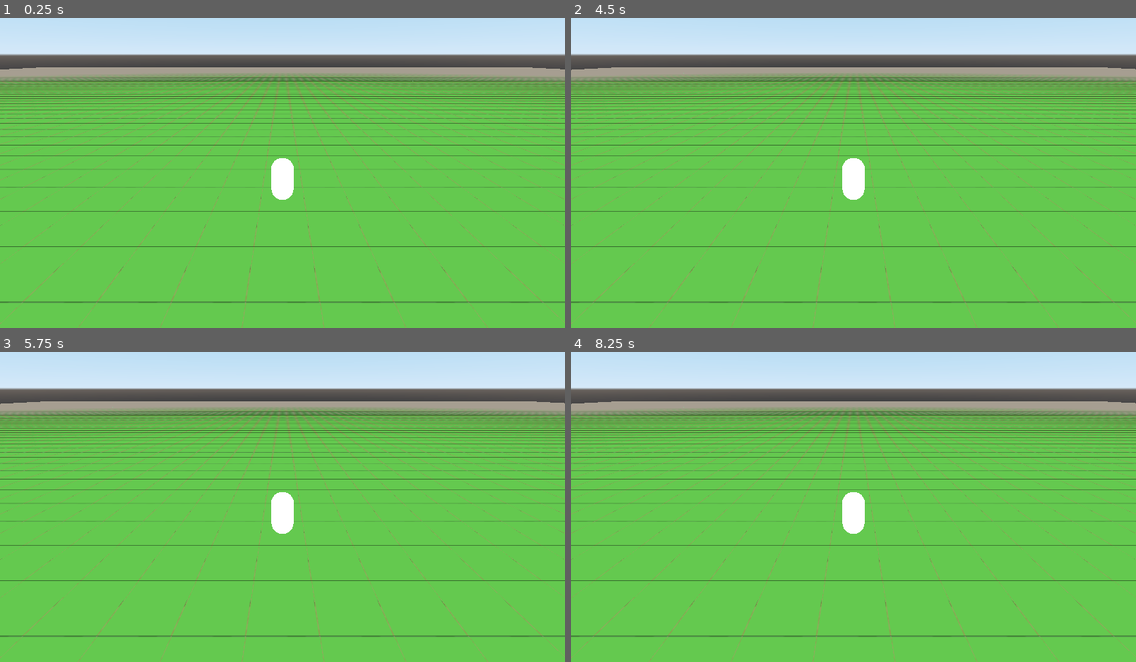
Above: before the commit, frames 1-4 (two rows, left to right).
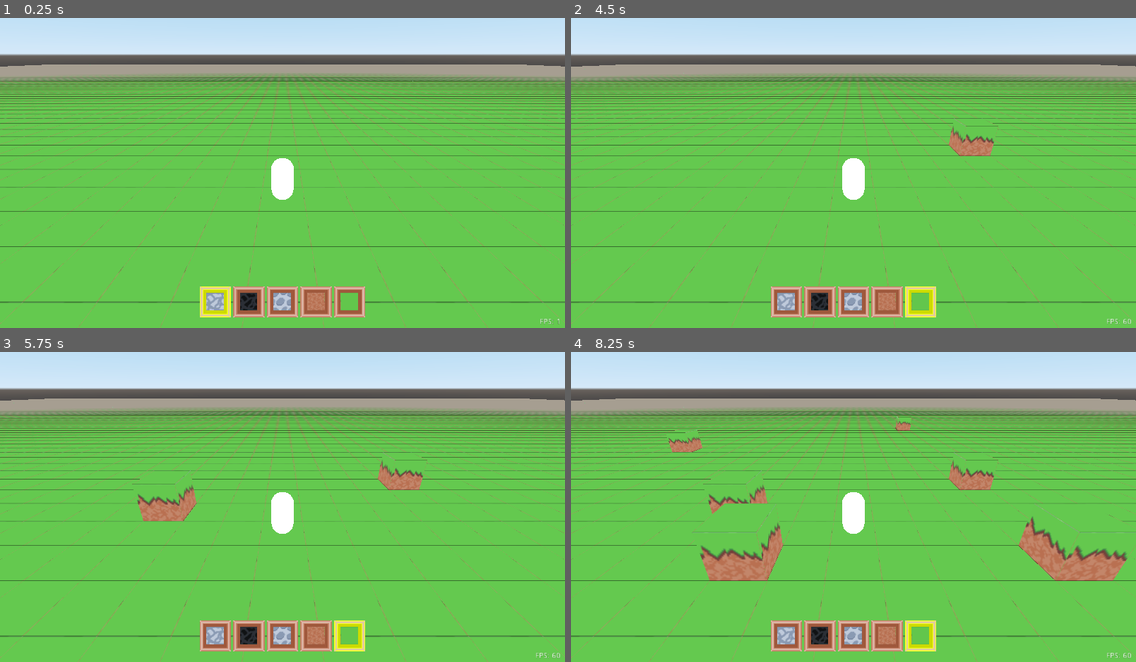
Above: after the commit, the same moments.

Repository: kante/GoGMapBuilder
Game: Godot game, scene res://MapBuilder/MapBuilder.tscn
The game is run twice, just before and just after one commit, with the same random seed, the same clock (stepped at 60 frames per second) and the same inputs.
Inputs (mouse positions are in pixels of both pictures, inside the frame that each line leads up to):
- Up to frame 1 (0.25 s): no input
- Up to frame 2 (4.5 s): click (785, 303) at 0.52 s; click (819, 303) at 1.27 s; click (853, 303) at 2.02 s; click (887, 303) at 2.77 s; click (921, 303) at 3.52 s; tap Enter at 4.25 s; move the mouse to (977, 151) at 4.27 s; hold D from 4.28 s (still down); click (977, 151) at 4.42 s
- Up to frame 3 (5.75 s): tap Space at 4.52, 5 s; release D at 5 s; drag from (169, 516) to (254, 565) at 5.02 s
- Up to frame 4 (8.25 s): tap Enter at 5.75, 7.25 s; move the mouse to (910, 429) at 5.77 s; hold D 5.78-6.5 s; click (910, 429) at 5.92 s; tap Space at 6.5, 7.52, 8 s; drag from (825, 565) to (684, 451) at 6.52 s; move the mouse to (1023, 550) at 7.27 s; hold A 7.28-8 s; click (1023, 550) at 7.42 s; drag from (684, 451) to (768, 420) at 8.02 s

The runs differ from the first frame. In frame 1, 3.5% of the frame differs, in the area x 0-100%, y 15-99%; in frame 2, 4.1%; in frame 3, 4.9%; in frame 4, 8.3%.
Error in both runs: Invalid call. Nonexistent function 'end_turn' in base 'Spatial (MapBuilder.gd)'. (res://CombatInputUI.gd:159)

Commit message:
all basic shit done. now to work on refactoring and cleaning up, then proper textures before putting it in the real project

Diff:
--- /dev/null
+++ b/MapBuilder/HUD/MapBuilderHUD.gd
@@ -0,0 +1,36 @@
+extends Control
+
+
+var voxel_type = Voxel.STONE
+onready var button_prototype = $HBoxContainer/VoxelSelectButton
+onready var button_container = $HBoxContainer
+
+# Called when the node enters the scene tree for the first time.
+func _ready():
+
+    for type in Voxel.properties:
+        var properties = Voxel.properties[type]
+        var new_button = button_prototype.duplicate()
+        new_button.voxel_type = type
+        new_button.hud = self
+
+        button_container.add_child(new_button)
+
+        new_button.sprite.region_rect = Rect2(properties[Vector3.UP]*Voxel.TILE_SIZE,
+                                              Vector2.ONE*Voxel.TILE_SIZE)
+        if type == voxel_type:
+            new_button.pressed = true
+
+    button_prototype.visible = false
+
+
+
+# Called every frame. 'delta' is the elapsed time since the previous frame.
+func _process(_delta):
+    $FPSLabel.text = "FPS: %d  " % Engine.get_frames_per_second()
+
+
+func deselect_buttons():
+    """Set all buttons to deselected mode"""
+    for button in button_container.get_children():
+        button.pressed = false
--- /dev/null
+++ b/MapBuilder/HUD/MapBuilderHUD.tscn
@@ -0,0 +1,64 @@
+[gd_scene load_steps=6 format=2]
+
+[ext_resource path="res://MapBuilder/HUD/MapBuilderHUD.gd" type="Script" id=1]
+[ext_resource path="res://VoxelMap/assets/albedo_tileset.png" type="Texture" id=2]
+[ext_resource path="res://MapBuilder/HUD/VoxelSelectButton.gd" type="Script" id=3]
+[ext_resource path="res://MapBuilder/HUD/assets/button.png" type="Texture" id=4]
+[ext_resource path="res://MapBuilder/HUD/assets/button_pressed.png" type="Texture" id=5]
+
+[node name="MapBuilderHUD" type="Control"]
+anchor_right = 1.0
+anchor_bottom = 1.0
+mouse_filter = 2
+script = ExtResource( 1 )
+__meta__ = {
+"_edit_use_anchors_": false
+}
+
+[node name="FPSLabel" type="Label" parent="."]
+anchor_left = 1.0
+anchor_top = 1.0
+anchor_right = 1.0
+anchor_bottom = 1.0
+margin_left = -91.0
+margin_top = -18.0
+text = "FPS: "
+align = 2
+__meta__ = {
+"_edit_use_anchors_": false
+}
+
+[node name="HBoxContainer" type="HBoxContainer" parent="."]
+anchor_left = 0.5
+anchor_top = 1.0
+anchor_right = 0.5
+anchor_bottom = 1.0
+margin_left = -196.5
+margin_top = -76.0
+margin_right = 197.5
+margin_bottom = -19.0
+alignment = 1
+__meta__ = {
+"_edit_use_anchors_": false
+}
+
+[node name="VoxelSelectButton" type="TextureButton" parent="HBoxContainer"]
+margin_left = 168.0
+margin_right = 225.0
+margin_bottom = 57.0
+rect_min_size = Vector2( 57, 57 )
+toggle_mode = true
+keep_pressed_outside = true
+texture_normal = ExtResource( 4 )
+texture_pressed = ExtResource( 5 )
+expand = true
+script = ExtResource( 3 )
+
+[node name="Sprite" type="Sprite" parent="HBoxContainer/VoxelSelectButton"]
+texture = ExtResource( 2 )
+centered = false
+offset = Vector2( 12, 12 )
+region_enabled = true
+region_rect = Rect2( 0, 0, 32, 32 )
+
+[connection signal="pressed" from="HBoxContainer/VoxelSelectButton" to="HBoxContainer/VoxelSelectButton" method="_on_VoxelSelectButton_pressed"]
--- /dev/null
+++ b/MapBuilder/HUD/VoxelSelectButton.gd
@@ -0,0 +1,15 @@
+extends TextureButton
+
+
+# initialized in the MapBuilderHUD
+var hud = null
+var voxel_type = null
+onready var sprite = $Sprite
+
+
+func _on_VoxelSelectButton_pressed():
+    if hud:
+        hud.voxel_type = voxel_type
+        hud.deselect_buttons()
+
+        pressed = true
--- a/MapBuilder/MapBuilder.gd
+++ b/MapBuilder/MapBuilder.gd
@@ -5,6 +5,8 @@
 onready var player = $Player
 onready var camera = $Player/Camera
 onready var input_ui = CombatInputUI.new()
+onready var map = $Map
+onready var hud = $MapBuilderHUD
 
 
 func _unhandled_input(event):
@@ -15,3 +17,12 @@
 # Called when the node enters the scene tree for the first time.
 func _ready():
     camera.follow_combatant(player)
+    map.click_delegate = self
+
+
+func on_map_click(coords, normal):
+    """map.click_delegate method
+        TODO: think about whether or not all this stuff should go through input_ui, possibly extended/refactored ui class?
+        Create a new voxel in this map at the specified coords!
+    """
+    var voxel = map.add_voxel(coords + normal, hud.voxel_type)
--- a/MapBuilder/MapBuilder.tscn
+++ b/MapBuilder/MapBuilder.tscn
@@ -1,8 +1,9 @@
-[gd_scene load_steps=5 format=2]
+[gd_scene load_steps=6 format=2]
 
 [ext_resource path="res://Combatant/Combatant.tscn" type="PackedScene" id=1]
 [ext_resource path="res://MapBuilder/MapBuilder.gd" type="Script" id=2]
 [ext_resource path="res://Combatant/Camera.tscn" type="PackedScene" id=3]
+[ext_resource path="res://MapBuilder/HUD/MapBuilderHUD.tscn" type="PackedScene" id=4]
 [ext_resource path="res://VoxelMap/Map.tscn" type="PackedScene" id=5]
 
 [node name="MapBuilder" type="Spatial"]
@@ -14,3 +15,5 @@
 transform = Transform( 1, 0, 0, 0, 1, 0, 0, 0, 1, 0.0017128, 0.00318837, 1.64509e-05 )
 
 [node name="Camera" parent="Player" instance=ExtResource( 3 )]
+
+[node name="MapBuilderHUD" parent="." instance=ExtResource( 4 )]
--- a/VoxelMap/Chunk.gd
+++ b/VoxelMap/Chunk.gd
@@ -1,5 +1,7 @@
 extends Spatial
 
+# the Map this Chunk is a part of
+var map = null
 
 # all voxel types contained in this chunk are stored here
 var voxels = null
@@ -23,10 +25,11 @@
 onready var st = SurfaceTool.new();
 
 
-func initialize(new_origin, new_chunk_size):
+func initialize(new_map, new_origin, new_chunk_size):
     """Initialize voxels to chunk_size x chunk_size x chunk_size array
         and set the origin of this chunk appropriately
     """
+    map = new_map
     origin = new_origin
     chunk_size = new_chunk_size
 
@@ -105,14 +108,11 @@
     mesh_instance.mesh = mesh;
 
 
-
 func make_voxel(idx):
 
     var type = voxels[idx.x][idx.y][idx.z]
     if type == null:
         return
-
-    var coords = idx + origin
 
     for normal in [Vector3.UP, Vector3.DOWN, Vector3.FORWARD, Vector3.BACK, Vector3.LEFT, Vector3.RIGHT]:
         var test_idx = idx + normal
@@ -179,3 +179,12 @@
     # create a trimesh collision shape and set the CollisionShape
     collision_mesh = st.commit();
     collision_shape.shape = collision_mesh.create_trimesh_shape();
+
+
+func _on_StaticBody_input_event(_camera, event, position, normal, _shape_idx):
+    """Call the map click delegate's on_map_click method, if it's set."""
+    if event is InputEventMouseButton:
+        if event.button_index == BUTTON_LEFT and event.pressed:
+            if map and map.click_delegate:
+                var coords = (position - 0.5*normal).floor()
+                map.click_delegate.on_map_click(coords, normal)
--- a/VoxelMap/Chunk.tscn
+++ b/VoxelMap/Chunk.tscn
@@ -19,3 +19,5 @@
 [node name="StaticBody" type="StaticBody" parent="."]
 
 [node name="CollisionShape" type="CollisionShape" parent="StaticBody"]
+
+[connection signal="input_event" from="StaticBody" to="." method="_on_StaticBody_input_event"]
--- a/VoxelMap/Map.gd
+++ b/VoxelMap/Map.gd
@@ -1,54 +1,81 @@
 extends Spatial
+
+# object to send click events to. Must implement on_map_click(coords, normal)
+var click_delegate = null
 
 
 var chunk_prototype = preload("res://VoxelMap/Chunk.tscn");
 onready var chunks = $Chunks;
 
 
+# TODO: woow put these somewhere, rename chunk_map, rename map, map.map durbpee durp mapapeeeeee
+var num_chunks_x = 10
+var num_chunks_z = 10
+var chunk_size = 16
+var map = build_starting_terrain_map()
+var chunk_shit = {}
+
 func _ready():
-    var num_chunks_x = 8
-    var num_chunks_y = 8
-    var chunk_size = 16
-    var map = build_starting_terrain_map(num_chunks_x, num_chunks_y, chunk_size)
-
+    """Some shit initialization of this shit map. Just playing around for now..."""
     for origin in map:
         var chunk_map = map[origin]
-        var new_chunk = chunk_prototype.instance();
-        chunks.add_child(new_chunk);
-        new_chunk.initialize(chunk_size*origin, chunk_size)
+        var new_chunk = chunk_prototype.instance()
+
+        chunks.add_child(new_chunk)
+        chunk_shit[origin] = new_chunk # ya.... TODO: refactor is next after this fucking clikey poo add block is done
+
+        new_chunk.initialize(self, chunk_size*origin, chunk_size)
         new_chunk.voxels = chunk_map
         new_chunk.update_mesh()
 
 
-func build_starting_terrain_map(num_chunks_x, num_chunks_z, chunk_size):
+func add_voxel(coords, type):
+    """Add a voxel of the specified type at the supplied_coordinates
+
+        TODO: rename chunk to chunk_origin  here i thinkeee or chunk index.. .fuck i dunno... thinks bout this stuff soononn
+    """
+    var chunk = (coords / chunk_size).floor()
+    if chunk in map:
+        return chunk_shit[chunk].add_voxel(coords, type)
+    else:
+        var new_chunk = chunk_prototype.instance()
+        chunks.add_child(new_chunk)
+        new_chunk.initialize(self, chunk_size*chunk, chunk_size)
+        chunk_shit[chunk] = new_chunk
+        new_chunk.add_voxel(coords, type)
+
+    chunk_shit[chunk].update_mesh()
+
+
+func build_starting_terrain_map():
     """Return a 3D array map with a flat plane of grass->dirt->cobble->stone->bedrock"""
-    var map = {}
-    var chunk_map = build_starting_chunk_map(chunk_size)
+    var new_map = {}
+    var chunk_map = build_starting_chunk_map()
 
     for i in range(-num_chunks_x/2, num_chunks_x/2):
         for j in range(-num_chunks_z/2, num_chunks_z/2):
-            map[Vector3(i, -1, j)] = chunk_map.duplicate(true)
+            new_map[Vector3(i, -1, j)] = chunk_map.duplicate(true)
 
-    return map
+    return new_map
 
 
-func build_starting_chunk_map(chunk_size):
-    var map = []
+func build_starting_chunk_map():
+    var chunk_map = []
     for x in range(0, chunk_size):
-        map.append([])
+        chunk_map.append([])
         for y in range(0, chunk_size):
-            map[x].append([])
+            chunk_map[x].append([])
             for _z in range(0, chunk_size):
                 if y == chunk_size - 1:
-                        map[x][y].append(Voxel.GRASS)
+                        chunk_map[x][y].append(Voxel.GRASS)
                 elif y in [chunk_size-2, chunk_size-3, chunk_size-4]:
-                        map[x][y].append(Voxel.DIRT)
+                        chunk_map[x][y].append(Voxel.DIRT)
                 elif y == chunk_size - 5:
-                        map[x][y].append(Voxel.COBBLE)
+                        chunk_map[x][y].append(Voxel.COBBLE)
                 elif y == chunk_size - 6:
-                        map[x][y].append(Voxel.STONE)
+                        chunk_map[x][y].append(Voxel.STONE)
                 elif y == chunk_size - 7:
-                        map[x][y].append(Voxel.BEDROCK)
+                        chunk_map[x][y].append(Voxel.BEDROCK)
                 else:
-                        map[x][y].append(null)
-    return map
+                        chunk_map[x][y].append(null)
+    return chunk_map
--- a/VoxelMap/Voxel.gd
+++ b/VoxelMap/Voxel.gd
@@ -2,20 +2,16 @@
 
 class_name Voxel
 
-
+# The size of each voxel in 3D world coordinates
 const VOXEL_SIZE = 1
 
-
+# The size of the texture and each sub tile to place on the Voxel mesh
 const TEXTURE_SIZE = 96
 const TILE_SIZE = 32
 const UV_MAP_UNIT = 1.0 / (TEXTURE_SIZE / TILE_SIZE)
 
-
-const STONE = 1
-const BEDROCK = 2
-const COBBLE = 3
-const DIRT = 4
-const GRASS = 5
+# All the voxel types we have implemented
+enum {STONE, BEDROCK, COBBLE, DIRT, GRASS}
 
 
 # offset vectors used to add vertices to voxel meshes in clockwise winding order
@@ -44,8 +40,8 @@
                                         Vector3(VOXEL_SIZE, 0, VOXEL_SIZE),
                                         Vector3(VOXEL_SIZE, VOXEL_SIZE, VOXEL_SIZE),
                                         Vector3(VOXEL_SIZE, VOXEL_SIZE, 0)]
+                }
 
-                }
 
 # properties required to define the uv map and render and collision meshes for a voxel
 const properties = {
Binary file added: MapBuilder/HUD/assets/button.png
Not shown, added: MapBuilder/HUD/assets/button.png.import
Binary file added: MapBuilder/HUD/assets/button_pressed.png
Not shown, added: MapBuilder/HUD/assets/button_pressed.png.import
